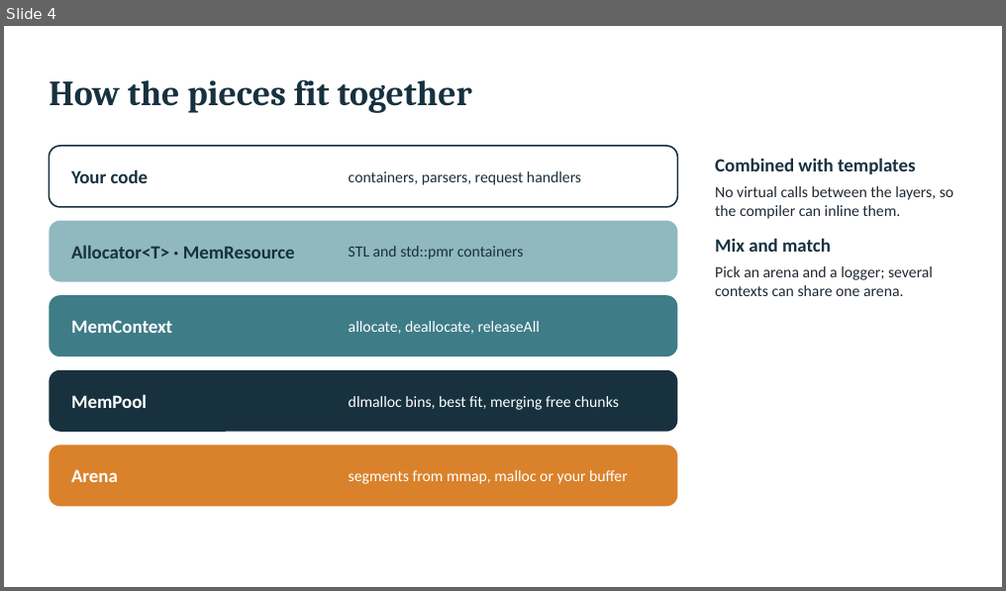
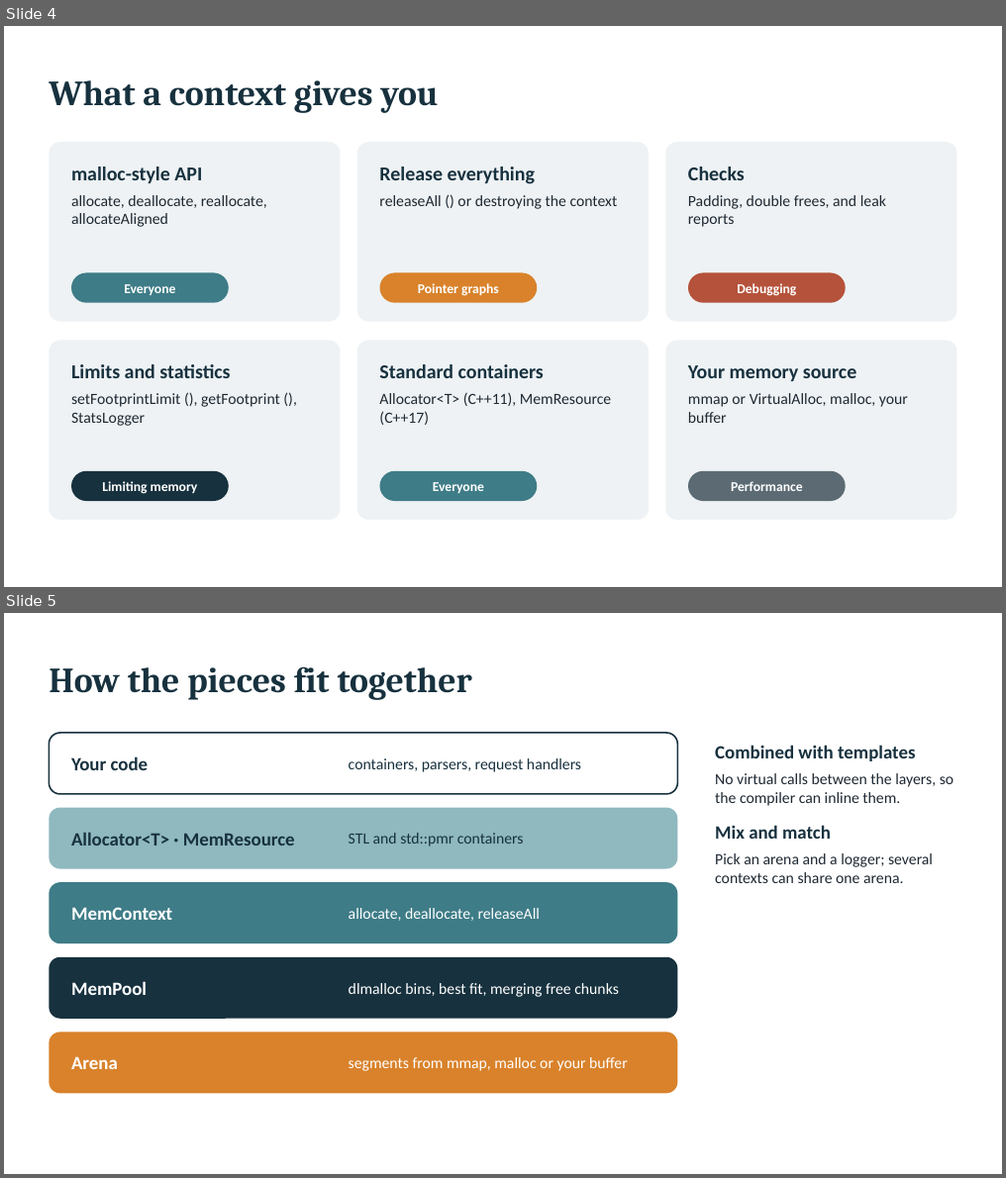
Before and after one commit to coconut2015/cookmem-tutorials, a slide deck: 01-getting-started/slides.pptx. Shown one above the other, each under a label of ours: slide 4 before the commit, slides 4 and 5 after it. The pictures are 1006x591 and 1006x1178 pixels, drawn with LibreOffice and Linux fonts; fonts in the diff are those of the drawing. Boxes give left, top, right and bottom in pixels: in the first picture for what was removed or moved away, otherwise in the second. Text is boxed around its words. In the diff, an @@ line names an element or a change of style, - is before the commit and + after.

```diff
--- a/01-getting-started/slides.pptx
+++ b/01-getting-started/slides.pptx
@@ slide 4 added at [4,26,1002,587], background #FFFFFF @@
@@ title added at [49,80,439,113], 34 pt, text #17313E, bold @@
+What a context gives you
@@ rounded rectangle added at [49,142,341,322], fill #EEF2F4 @@
@@ rounded rectangle added at [357,142,648,322], fill #EEF2F4 @@
@@ rounded rectangle added at [665,142,957,322], fill #EEF2F4 @@
@@ text added at [71,167,267,227], 15 pt, text #1F2933 @@
+malloc-style API
+allocate, deallocate, reallocate, allocateAligned
@@ text added at [379,167,618,209], 15 pt, text #1F2933 @@
+Release everything
+releaseAll () or destroying the context
@@ text added at [688,167,886,227], 15 pt, text #1F2933 @@
+Checks
+Padding, double frees, and leak reports
@@ rounded rectangle added at [71,274,229,303], fill #3E7C87, 13 pt, text #FFFFFF, bold @@
+Everyone
@@ rounded rectangle added at [380,274,537,303], fill #D9822B, 13 pt, text #FFFFFF, bold @@
+Pointer graphs
@@ rounded rectangle added at [688,274,846,303], fill #B5523B, 13 pt, text #FFFFFF, bold @@
+Debugging
@@ rounded rectangle added at [49,341,341,520], fill #EEF2F4 @@
@@ rounded rectangle added at [357,341,648,520], fill #EEF2F4 @@
@@ rounded rectangle added at [665,341,957,520], fill #EEF2F4 @@
@@ text added at [71,365,280,426], 15 pt, text #1F2933 @@
+Limits and statistics
+setFootprintLimit (), getFootprint (), StatsLogger
@@ text added at [379,365,611,425], 15 pt, text #1F2933 @@
+Standard containers
+Allocator<T> (C++11), MemResource (C++17)
@@ text added at [688,366,908,423], 15 pt, text #1F2933 @@
+Your memory source
+mmap or VirtualAlloc, malloc, your buffer
@@ rounded rectangle added at [71,472,229,501], fill #17313E, 13 pt, text #FFFFFF, bold @@
+Limiting memory
@@ rounded rectangle added at [380,472,537,501], fill #3E7C87, 13 pt, text #FFFFFF, bold @@
+Everyone
@@ rounded rectangle added at [688,472,846,501], fill #5C6B73, 13 pt, text #FFFFFF, bold @@
+Performance
@@ what was slide 4 is now slide 5 @@
```
Also in this commit, not shown: 4 slides changed, 4 other slides added, 4 slides removed, 4 other files.
